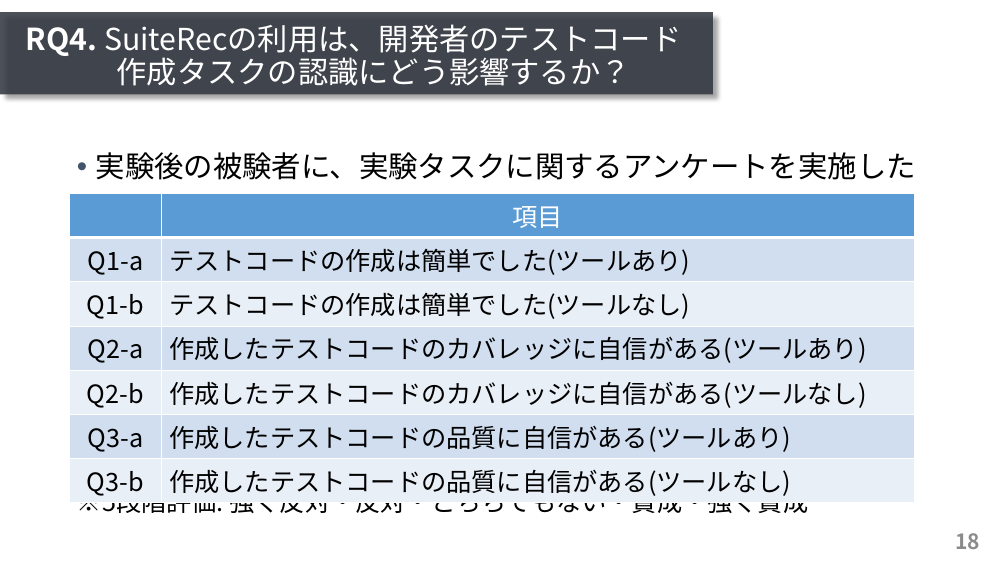
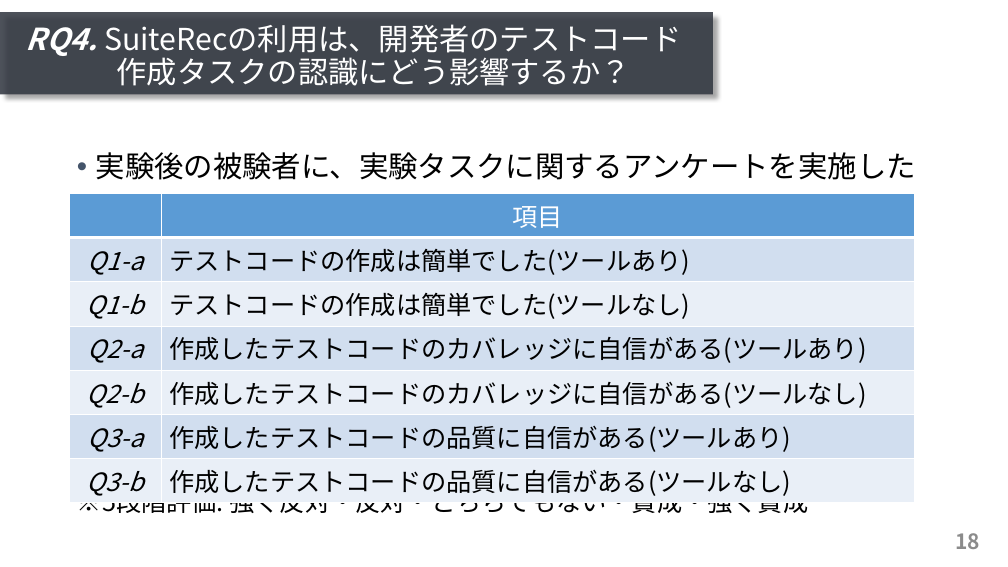
Before and after one commit to ryosuke-ku/mthesis2020-pre, a slide deck: slide 18 of presentation_kurachi.pptx. Drawn at 1008x567 pixels with LibreOffice and Linux fonts; fonts in the diff are those of the drawing. Boxes give left, top, right and bottom in pixels: in the first picture for what was removed or moved away, otherwise in the second. Text is boxed around its words. In the diff, an @@ line names an element or a change of style, - is before the commit and + after.

Commit message:
add

```diff
--- a/presentation_kurachi.pptx
+++ b/presentation_kurachi.pptx
@@ title "RQ4. SuiteRecの利用は、開発者のテストコード 作成タスクの認識にどう影響するか？" at (x1=26, y1=24, x2=681, y2=86): italic on in "RQ4." @@
@@ table at (x1=70, y1=194, x2=914, y2=500) @@
@@ italic on in "Q1-a", "Q1-b", "Q2-a", "Q2-b" and 2 more places @@
```
Also in this commit, not shown: 9 other slides changed.
